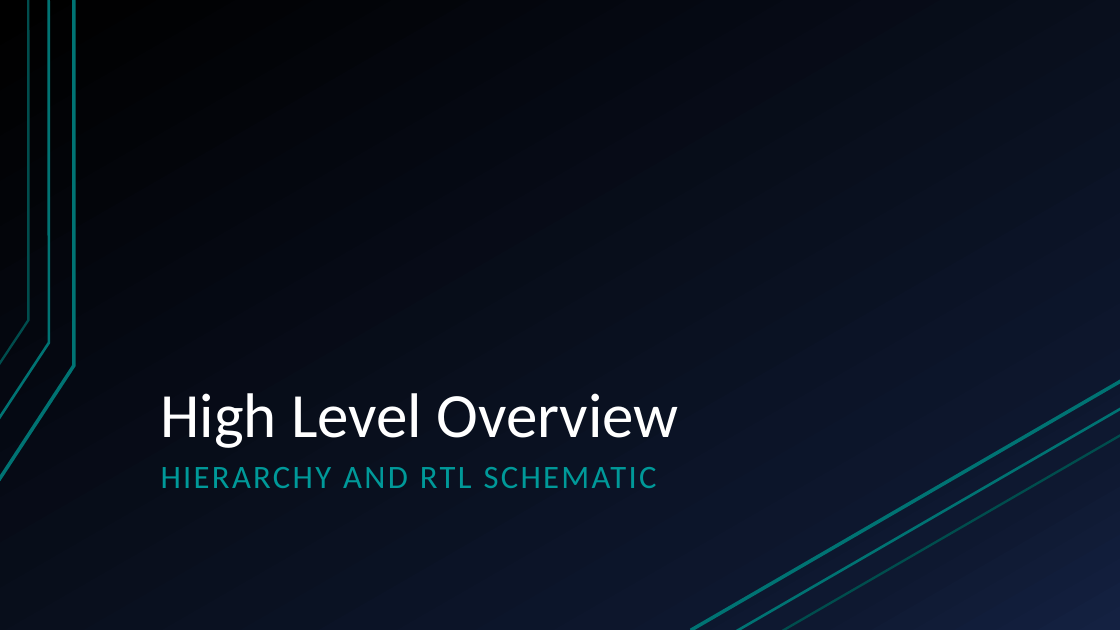
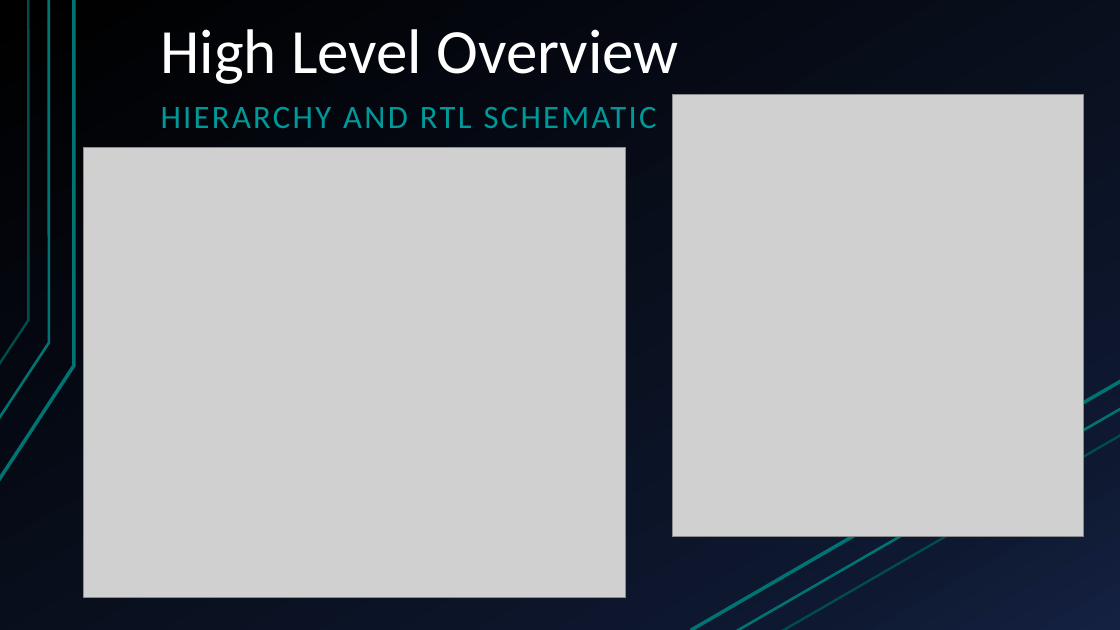
Before and after one commit to HansSanitizer/CENG-450-Project, a slide deck: slide 2 of Documentation/Long-Mann 16-Bit RISC Processor.pptx. Drawn at 1120x630 pixels with LibreOffice and Linux fonts; fonts in the diff are those of the drawing; grey boxes stand for pictures. Boxes give left, top, right and bottom in pixels: in the first picture for what was removed or moved away, otherwise in the second. Text is boxed around its words. In the diff, an @@ line names an element or a change of style, - is before the commit and + after.

```diff
--- a/Documentation/Long-Mann 16-Bit RISC Processor.pptx
+++ b/Documentation/Long-Mann 16-Bit RISC Processor.pptx
@@ title "High Level Overview": place and size @@
-title "High Level Overview" at [161,393,678,448]
+title "High Level Overview" at [161,29,678,84]
@@ text "HIERARCHY AND RTL SCHEMATIC": place and size @@
-text "HIERARCHY AND RTL SCHEMATIC" at [161,467,657,488]
+text "HIERARCHY AND RTL SCHEMATIC" at [161,107,657,128]
@@ picture added at [672,95,1084,537] @@
@@ picture added at [84,147,626,598] @@
```
Also in this commit, not shown: 6 other slides changed.
